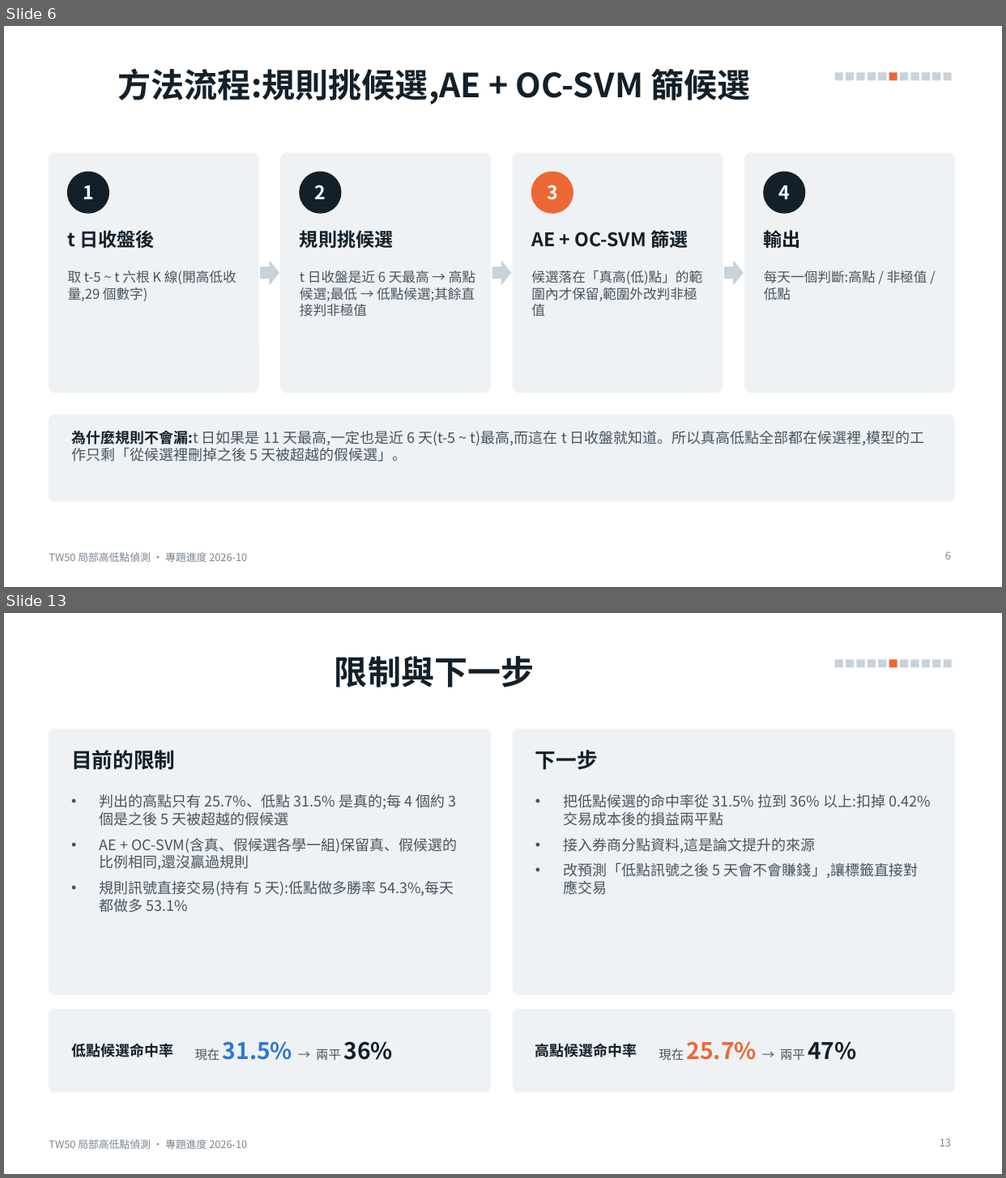
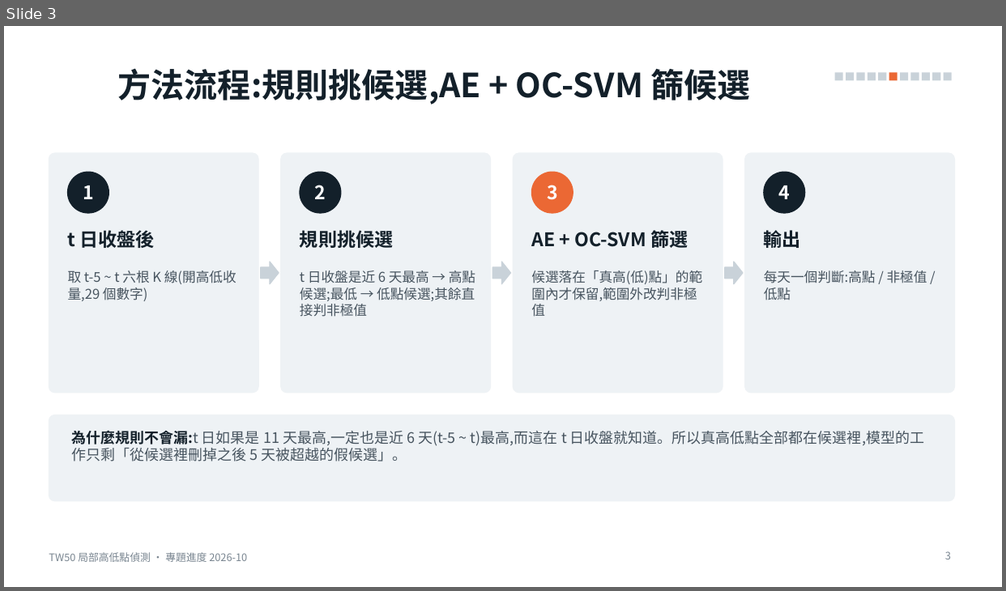
Before and after one commit to alextixu/fcukproject, a slide deck: method_kline_peak/report/TW50_局部高低點_專題進度.pptx. Shown one above the other, each under a label of ours: slides 6 and 13 before the commit, slide 3 after it; the slides between them are not shown. The pictures are 1006x1178 and 1006x591 pixels, drawn with LibreOffice and Linux fonts; fonts in the diff are those of the drawing. Boxes give left, top, right and bottom in pixels: in the first picture for what was removed or moved away, otherwise in the second. Text is boxed around its words. In the diff, an @@ line names an element or a change of style, - is before the commit and + after.

```diff
--- a/method_kline_peak/report/TW50_局部高低點_專題進度.pptx
+++ b/method_kline_peak/report/TW50_局部高低點_專題進度.pptx
@@ slide 13 removed at (4,613,1002,1174), background #FFFFFF; not listed: 12 template elements that a slide beside it also shows @@
@@ title removed at (334,656,534,688) @@
-限制與下一步
@@ rounded rectangle removed at (49,729,491,995) @@
@@ rounded rectangle removed at (513,729,955,995) @@
@@ text removed at (71,750,175,770) @@
-目前的限制
@@ text removed at (535,750,598,770) @@
-下一步
@@ text removed at (100,794,457,913) @@
-• 判出的高點只有 25.7%、低點 31.5% 是真的;每 4 個約 3 個是之後 5 天被超越的假候選
-• AE + OC-SVM(含真、假候選各學一組)保留真、假候選的比例相同,還沒贏過規則
-• 規則訊號直接交易(持有 5 天):低點做多勝率 54.3%,每天都做多 53.1%
@@ text removed at (564,794,931,895) @@
-• 把低點候選的命中率從 31.5% 拉到 36% 以上:扣掉 0.42% 交易成本後的損益兩平點
-• 接入券商分點資料,這是論文提升的來源
-• 改預測「低點訊號之後 5 天會不會賺錢」,讓標籤直接對應交易
@@ rounded rectangle removed at (49,1010,491,1093) @@
@@ rounded rectangle removed at (513,1010,955,1093) @@
@@ text removed at (71,1043,173,1058) @@
-低點候選命中率
@@ text removed at (195,1041,392,1060) @@
-現在 31.5% → 兩平 36%
@@ text removed at (535,1043,637,1058) @@
-高點候選命中率
@@ text removed at (658,1041,856,1060) @@
-現在 25.7% → 兩平 47%
@@ page number removed at (940,1139,951,1147) @@
-13
@@ what was slide 6 is now slide 3 @@
@@ page number at (945,552,951,560): text changed @@
-6
+3
```
Also in this commit, not shown: 5 slides changed, 5 other slides removed, 7 other files.
